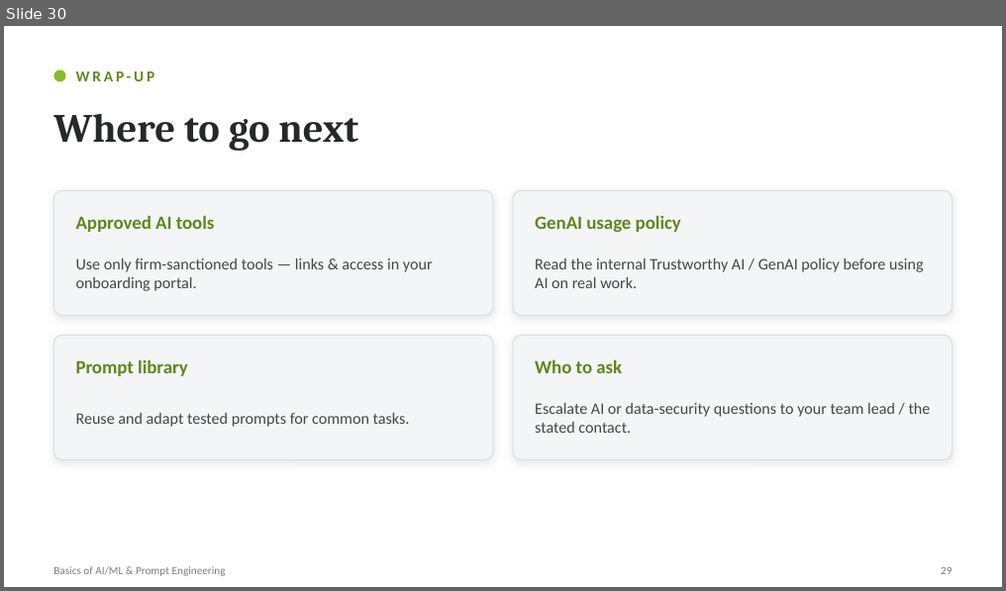
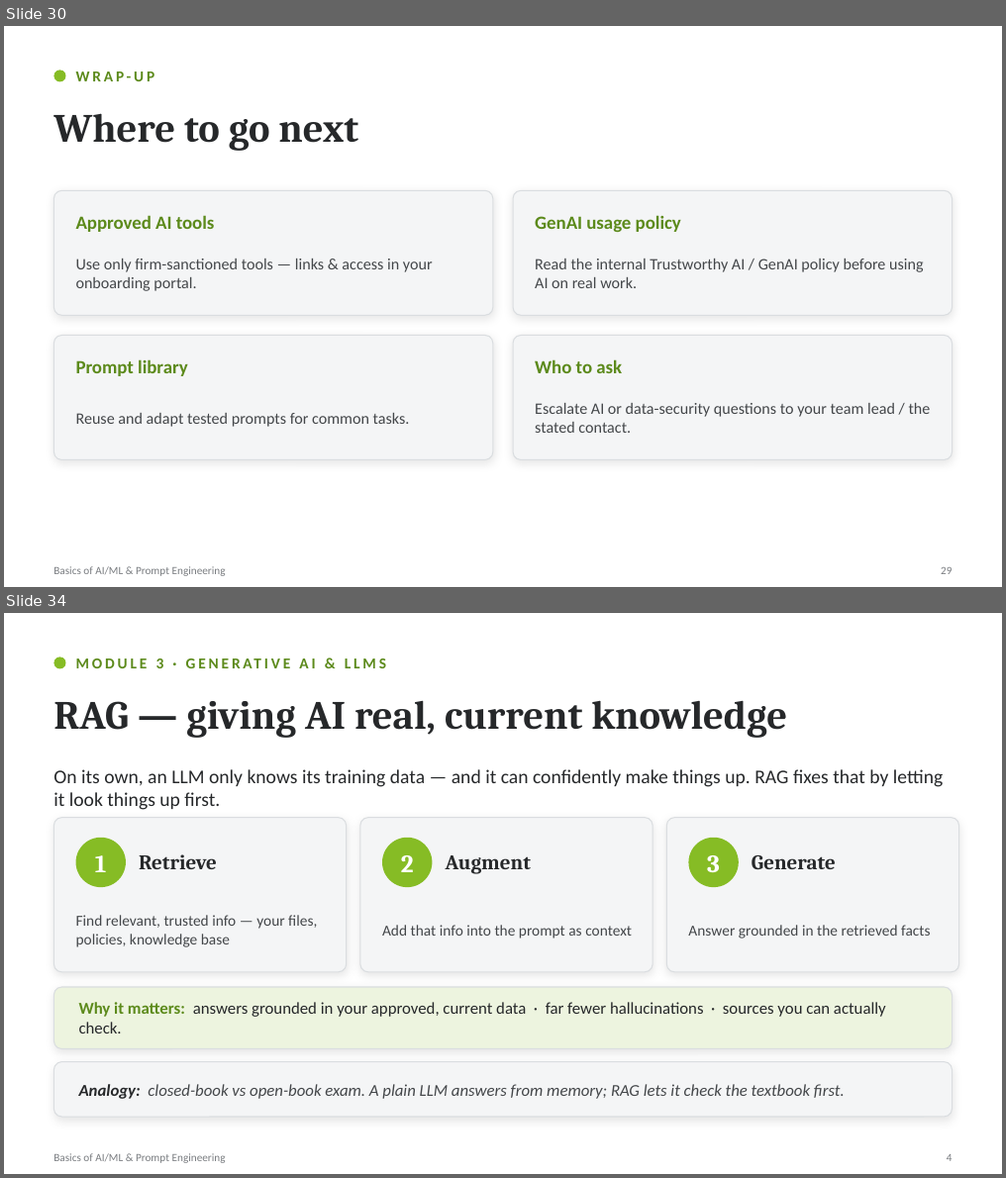
Before and after one commit to prashantmane92/tensorflow-1-public, a slide deck: AI_ML_Prompt_Engineering_updated.pptx. Shown one above the other, each under a label of ours: slide 30 before the commit, slides 30 and 34 after it; the slides between them are not shown. The pictures are 1006x591 and 1006x1178 pixels, drawn with LibreOffice and Linux fonts; fonts in the diff are those of the drawing. Boxes give left, top, right and bottom in pixels: in the first picture for what was removed or moved away, otherwise in the second. Text is boxed around its words. In the diff, an @@ line names an element or a change of style, - is before the commit and + after.

```diff
--- a/AI_ML_Prompt_Engineering_updated.pptx
+++ b/AI_ML_Prompt_Engineering_updated.pptx
@@ slide 34 added at (4, 613, 1002, 1174), background #FFFFFF @@
@@ ellipse added at (54, 657, 65, 668), fill #86BC25 @@
@@ text added at (156, 659, 164, 668), 11 pt, text #5C8A1B, bold @@
+MODULE 3 · GENERATIVE AI & LLMS
@@ text added at (54, 700, 787, 738), 29 pt, text #26282A, bold @@
+RAG — giving AI real, current knowledge
@@ text added at (54, 769, 944, 810), 14 pt, text #26282A @@
+On its own, an LLM only knows its training data — and it can confidently make things up. RAG fixes that by letting it look things up first.
@@ rounded rectangle added at (54, 818, 347, 972), fill #F4F5F6, outline #DADDE0 0.75 pt @@
@@ rounded rectangle added at (360, 818, 652, 972), fill #F4F5F6, outline #DADDE0 0.75 pt @@
@@ rounded rectangle added at (666, 818, 959, 972), fill #F4F5F6, outline #DADDE0 0.75 pt @@
@@ ellipse added at (76, 838, 126, 887), fill #86BC25 @@
@@ ellipse added at (382, 838, 432, 887), fill #86BC25 @@
@@ ellipse added at (688, 838, 739, 887), fill #86BC25 @@
@@ text added at (95, 856, 107, 872), 18 pt, text #FFFFFF, bold @@
+1
@@ text added at (139, 855, 217, 869), 15 pt, text #26282A, bold @@
+Retrieve
@@ text added at (401, 856, 414, 872), 18 pt, text #FFFFFF, bold @@
+2
@@ text added at (446, 856, 531, 874), 15 pt, text #26282A, bold @@
+Augment
@@ text added at (707, 856, 720, 872), 18 pt, text #FFFFFF, bold @@
+3
@@ text added at (751, 856, 836, 869), 15 pt, text #26282A, bold @@
+Generate
@@ text added at (76, 915, 317, 948), 11 pt, text #44474A @@
+Find relevant, trusted info — your files, policies, knowledge base
@@ text added at (382, 925, 632, 939), 11 pt, text #44474A @@
+Add that info into the prompt as context
@@ text added at (688, 925, 931, 939), 11 pt, text #44474A @@
+Answer grounded in the retrieved facts
@@ rounded rectangle added at (54, 987, 952, 1049), fill #EDF4DF, outline #DADDE0 0.75 pt @@
@@ text added at (79, 1002, 886, 1034), 12 pt, text #26282A @@
+Why it matters: answers grounded in your approved, current data · far fewer hallucinations · sources you can actually check.
@@ rounded rectangle added at (54, 1062, 952, 1117), fill #F4F5F6, outline #DADDE0 0.75 pt @@
@@ text added at (79, 1084, 845, 1099), 12 pt, text #44474A, italic @@
+Analogy: closed-book vs open-book exam. A plain LLM answers from memory; RAG lets it check the textbook first.
@@ text added at (54, 1154, 226, 1163), 8 pt, text #7A7D81 @@
+Basics of AI/ML & Prompt Engineering
@@ text added at (946, 1155, 952, 1161), 8 pt, text #7A7D81 @@
+4
```
Also in this commit, not shown: 4 other slides added.
